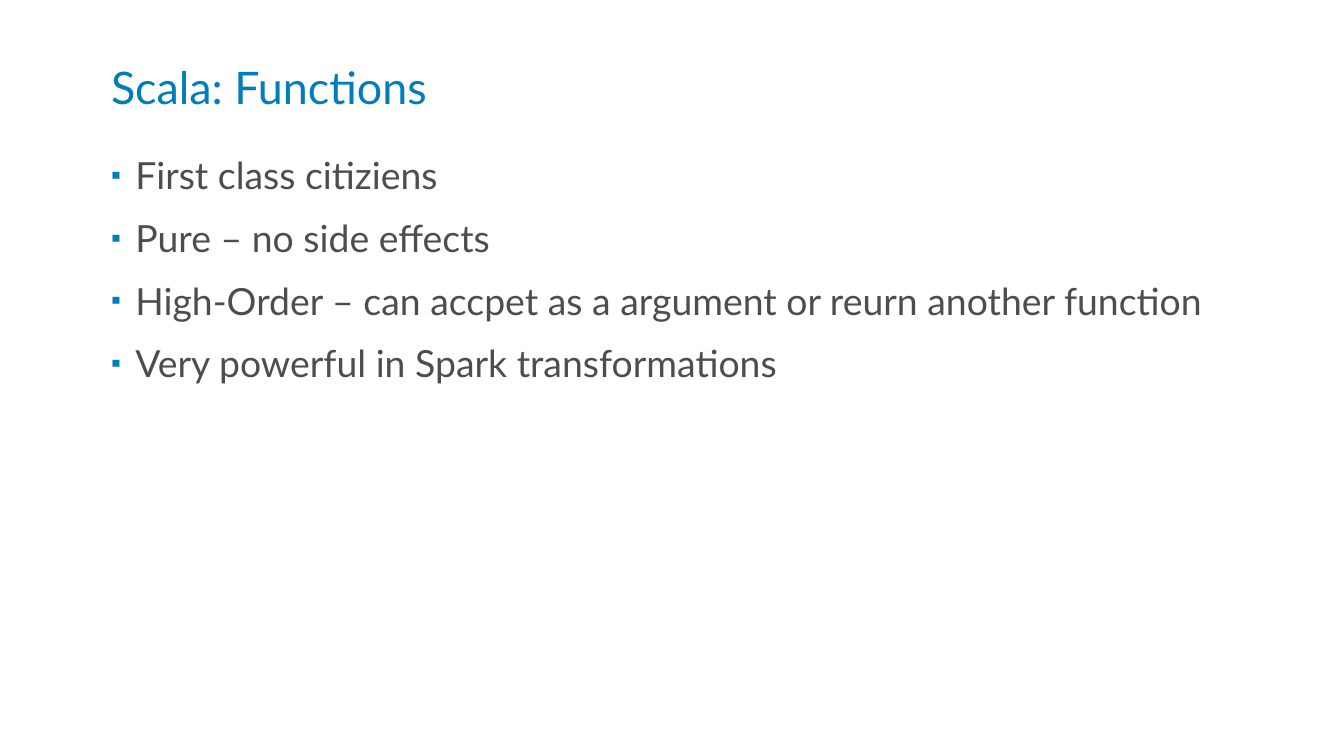
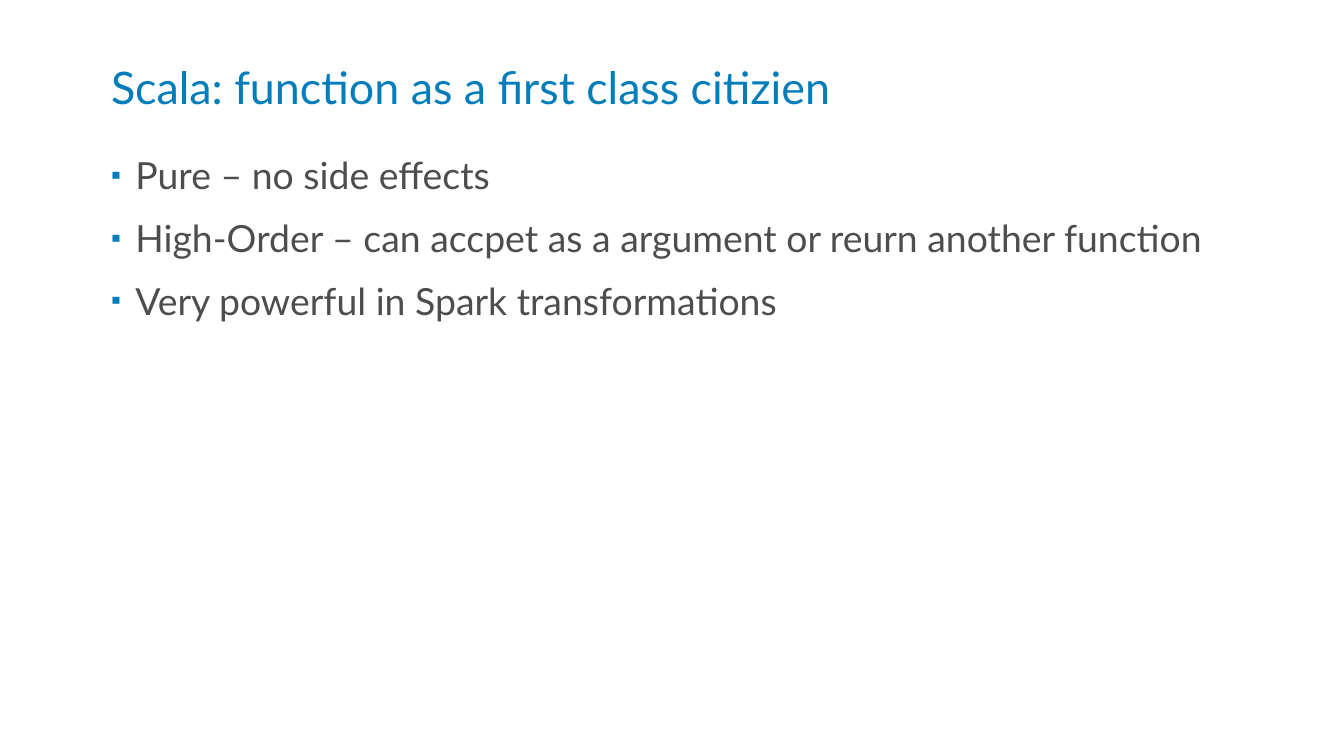
Before and after one commit to kstanaszek/SparkAndScalaInTandem, a slide deck: slide 17 of src/main/resources/slides.pptx. Drawn at 1344x756 pixels with LibreOffice and Linux fonts; fonts in the diff are those of the drawing. Boxes give left, top, right and bottom in pixels: in the first picture for what was removed or moved away, otherwise in the second. Text is boxed around its words. In the diff, an @@ line names an element or a change of style, - is before the commit and + after.

```diff
--- a/src/main/resources/slides.pptx
+++ b/src/main/resources/slides.pptx
@@ title at bbox=[111, 71, 830, 105]: text changed @@
-Scala: Functions
+Scala: function as a first class citizien
@@ text at bbox=[135, 161, 438, 190]: paragraph removed @@
-▪ First class citiziens
```
Also in this commit, not shown: 3 other slides changed.
